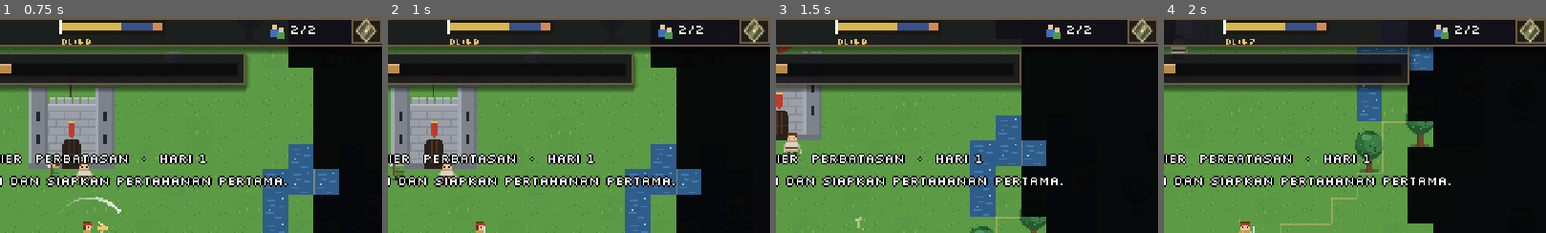
Above: before the commit, frames 1-4 (left to right).
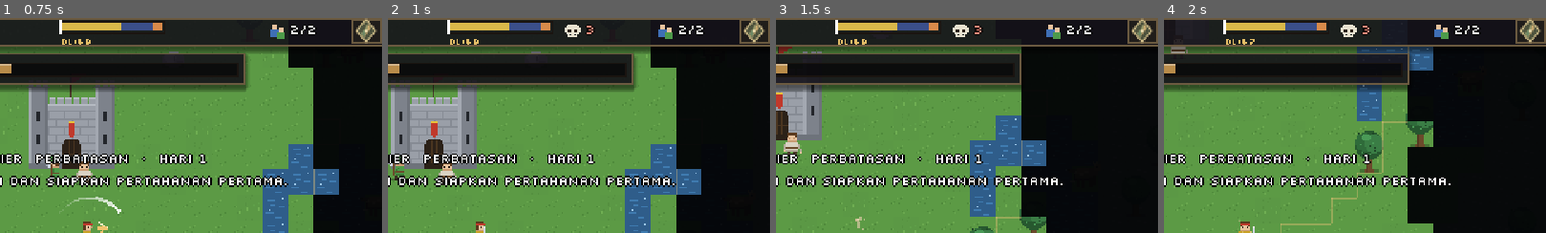
Above: after the commit, the same moments.

Repository: shimleabyte/hold-the-keep
Game: Godot game, scene res://scenes/main.tscn
Same seed, same stepped clock (60 frames per second), same inputs: the game is played once before the commit and once after it.
Inputs (mouse positions are % of the whole screen's width and height, from its top left):
- Up to frame 1 (0.75 s): tap Enter (ui_accept) at 0.5 s; move the mouse to (72, 45) at 0.52 s; hold D (move_right) from 0.53 s (still down); tap C (ability_cleave) at 0.6 s; click (72, 45) at 0.67 s
- Up to frame 2 (1 s): keep holding D (move_right); tap Enter (ui_accept) at 0.77 s
- Up to frame 3 (1.5 s): move the mouse to (30, 55) at 1.27 s; release D (move_right) at 1.28 s; hold S (move_down) from 1.28 s (still down); tap Q (ability_dash) at 1.35 s
- Up to frame 4 (2 s): keep holding S (move_down); tap Enter (ui_accept) at 1.52 s
The pictures show only the part of the screen within x 39-89%, y 0-50%; the shares and areas given below are measured in that part.

Frame 1 is identical in both runs. In frame 2, 0.3% of the frame differs, in the area x 46-55%, y 3-9%; in frame 3, 0.3%; in frame 4, 0.3%.

Commit message:
fix: wait for current flow field before spawning stronghold garrisons

Diff:
--- a/scripts/entities/enemy_keep.gd
+++ b/scripts/entities/enemy_keep.gd
@@ -27,6 +27,7 @@
 var faction_id := "classic_raiders"
 var _reinforce_timer := REINFORCE_INTERVAL
 var _spawn_index := 0
+var _initial_garrison_pending := false
 
 
 func setup(world_ref, flow_ref, player_ref, anchor: Vector2i, saved_hp := MAX_HP, identity: Dictionary = {}) -> void:
@@ -79,6 +80,27 @@
 
 
 func spawn_initial_garrison() -> void:
+    if flow != null and flow.has_method("is_current") and not flow.is_current():
+        _initial_garrison_pending = true
+        var callback := Callable(self, "_on_flow_field_rebuilt")
+        if not flow.rebuilt.is_connected(callback):
+            flow.rebuilt.connect(callback)
+        return
+    _spawn_initial_garrison_now()
+
+
+func _on_flow_field_rebuilt(_version: int) -> void:
+    if not _initial_garrison_pending:
+        return
+    _initial_garrison_pending = false
+    var callback := Callable(self, "_on_flow_field_rebuilt")
+    if flow != null and is_instance_valid(flow) and flow.rebuilt.is_connected(callback):
+        flow.rebuilt.disconnect(callback)
+    if hp > 0 and is_inside_tree():
+        _spawn_initial_garrison_now()
+
+
+func _spawn_initial_garrison_now() -> void:
     for i in 3:
         _spawn_guard()
 
